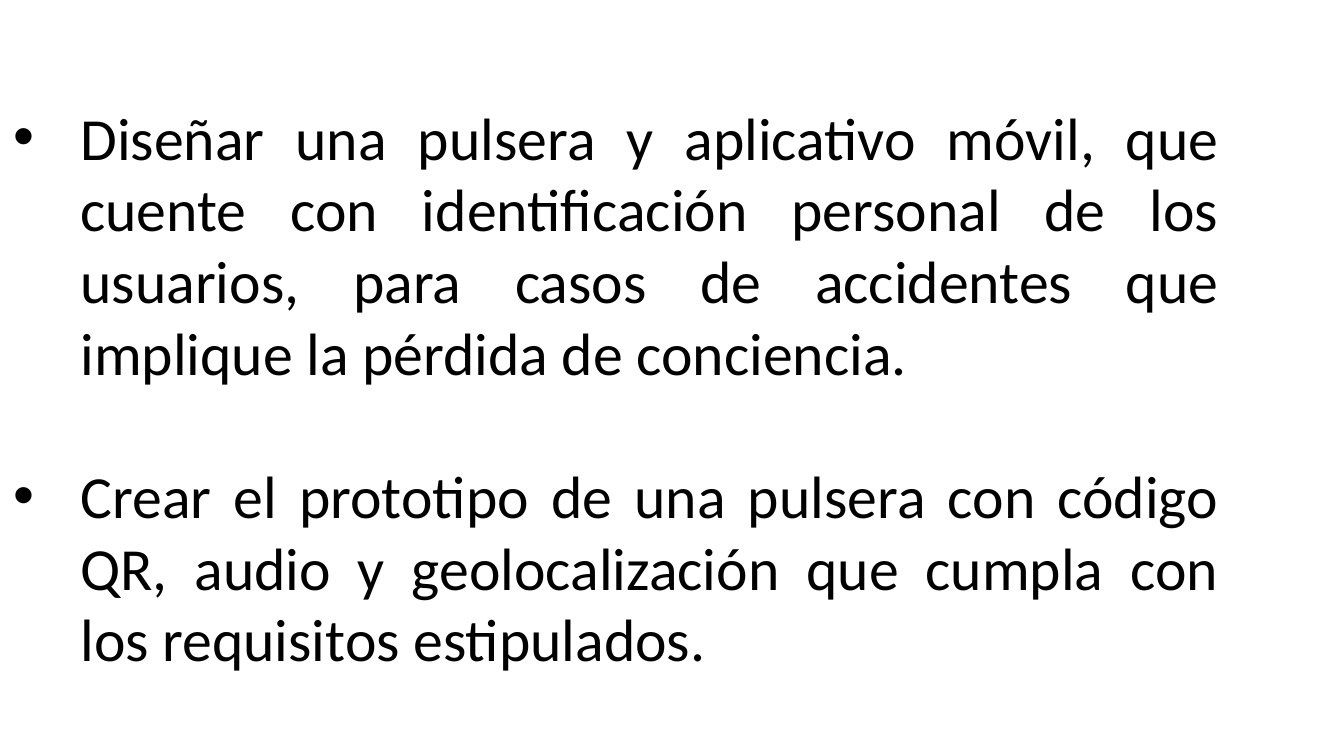
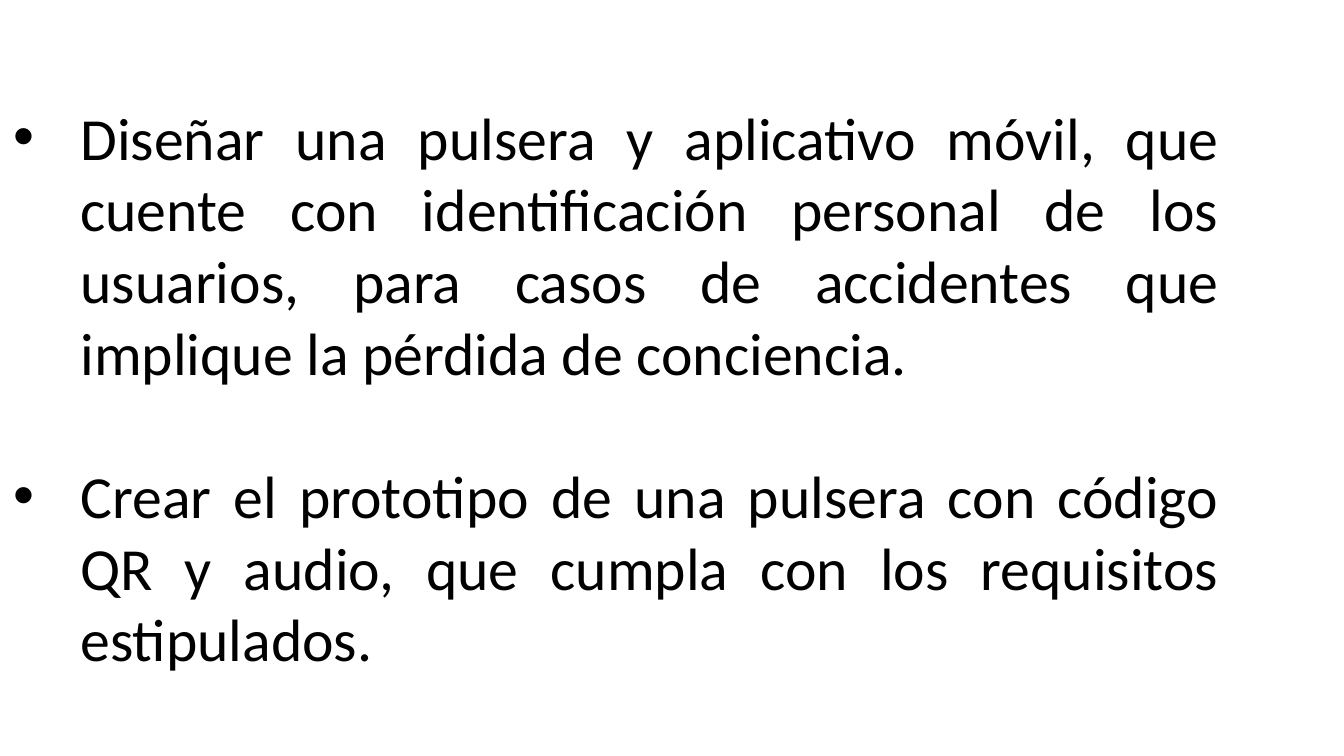
Before and after one commit to Dalvarez491/IdHand, a slide deck: slide 8 of PULSERA para identificación de personas en estado de inconciencia Ultima version.pptx (slide 9 before the commit). Drawn at 1344x756 pixels with LibreOffice and Linux fonts; fonts in the diff are those of the drawing; background and template pictures are left out. Boxes give left, top, right and bottom in pixels: in the first picture for what was removed or moved away, otherwise in the second. Text is boxed around its words. In the diff, an @@ line names an element or a change of style, - is before the commit and + after.

```diff
--- a/PULSERA para identificación de personas en estado de inconciencia Ultima version.pptx
+++ b/PULSERA para identificación de personas en estado de inconciencia Ultima version.pptx
@@ text at <box>80,476,1219,671</box>: text changed @@
-• Crear el prototipo de una pulsera con código QR, audio y geolocalización que cumpla con los requisitos estipulados.
+• Crear el prototipo de una pulsera con código QR y audio, que cumpla con los requisitos estipulados.
```
Also in this commit, not shown: 3 other slides changed, 1 slide removed, 2 other files.
